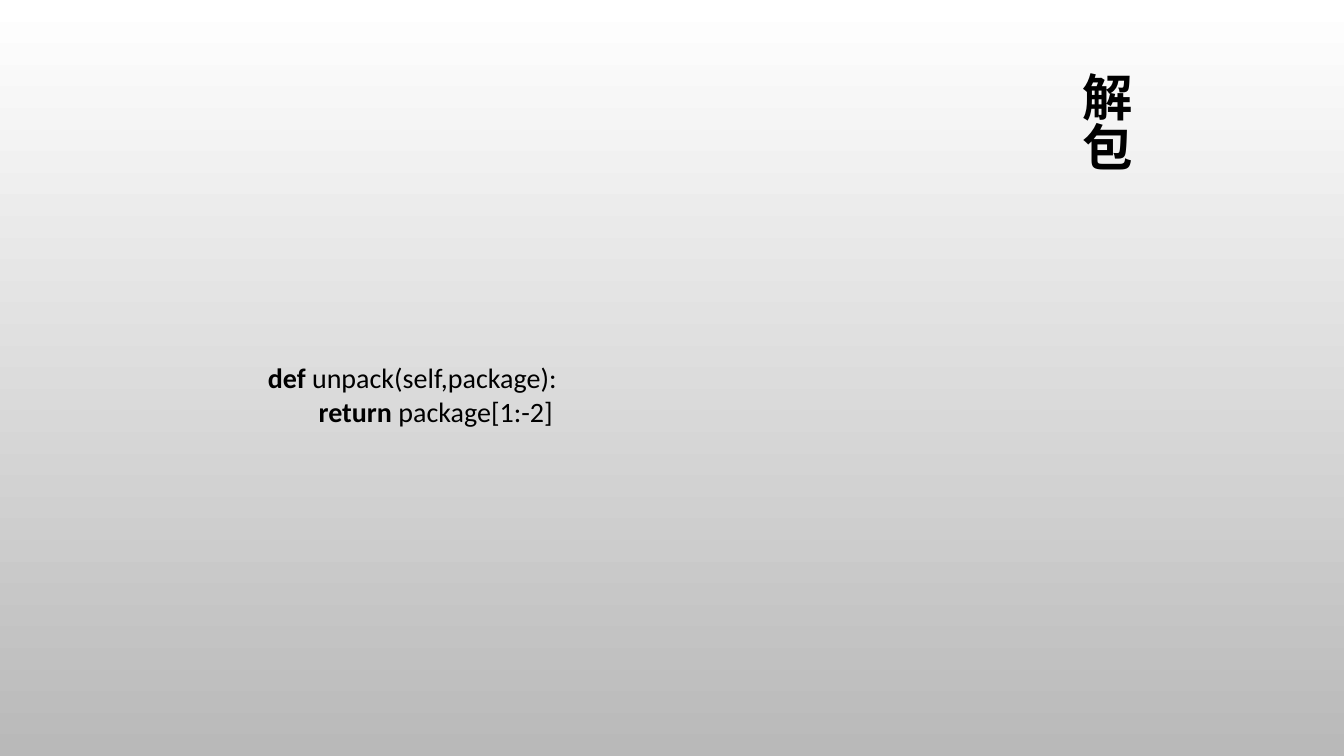
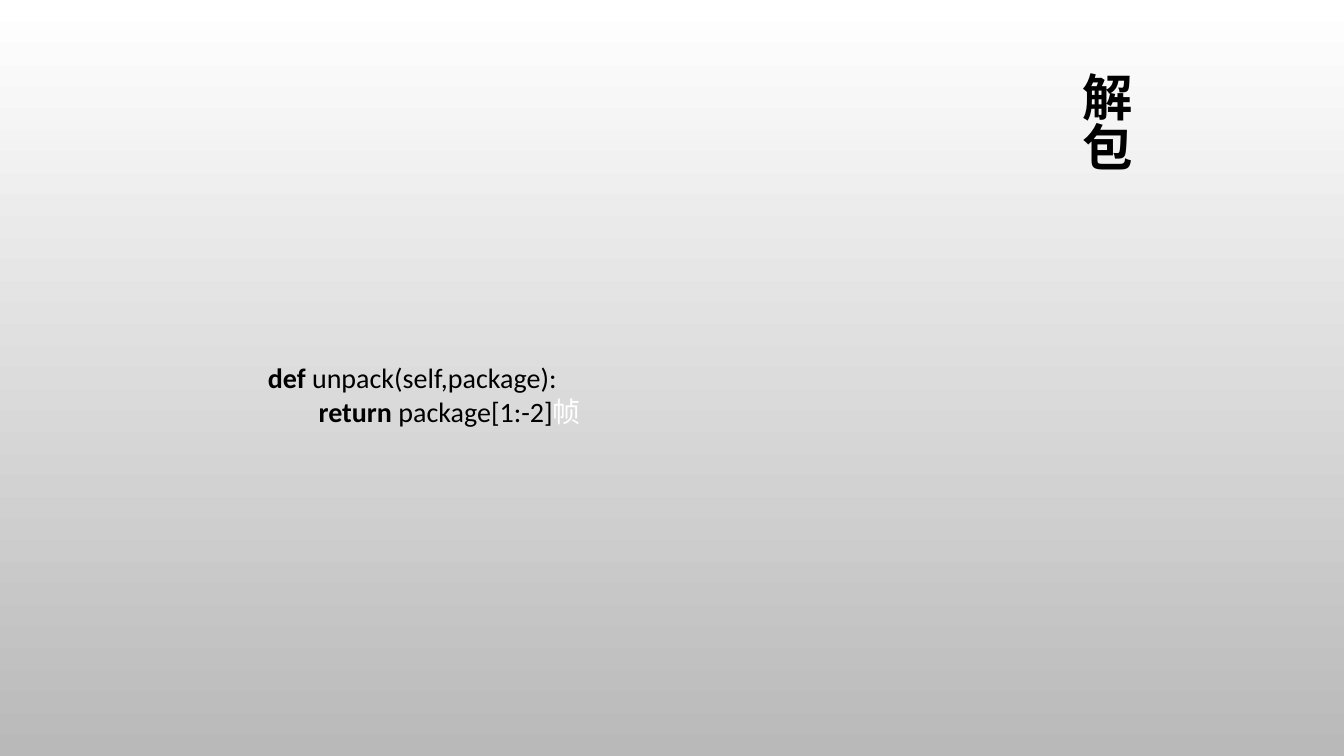
Before and after one commit to Tim-xiaofan/computer_network, a slide deck: slide 20 of python/ppt/ppt-chapter3.pptx. Drawn at 1344x756 pixels with LibreOffice and Linux fonts; fonts in the diff are those of the drawing; background and template pictures are left out. Boxes give left, top, right and bottom in pixels: in the first picture for what was removed or moved away, otherwise in the second. Text is boxed around its words. In the diff, an @@ line names an element or a change of style, - is before the commit and + after.

```diff
--- a/python/ppt/ppt-chapter3.pptx
+++ b/python/ppt/ppt-chapter3.pptx
@@ text at bbox=[319, 401, 580, 427]: text changed @@
-return package[1:-2]
+return package[1:-2]帧
```
Also in this commit, not shown: 9 other slides changed, 6 slides added, 5 slides removed.
